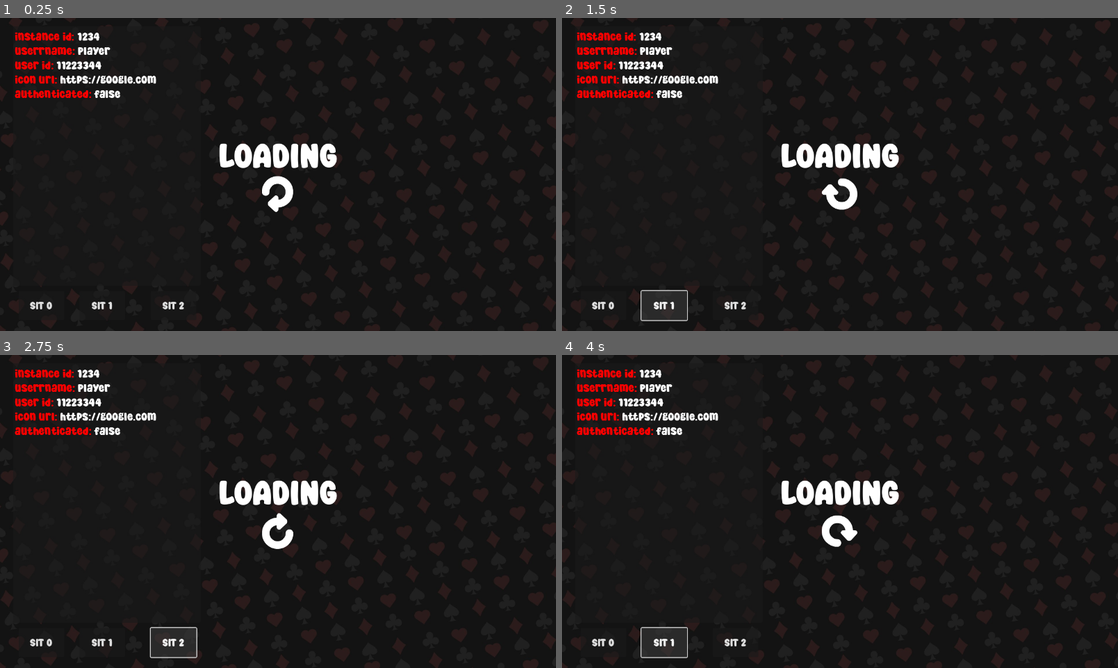
Above: before the commit, frames 1-4 (two rows, left to right).
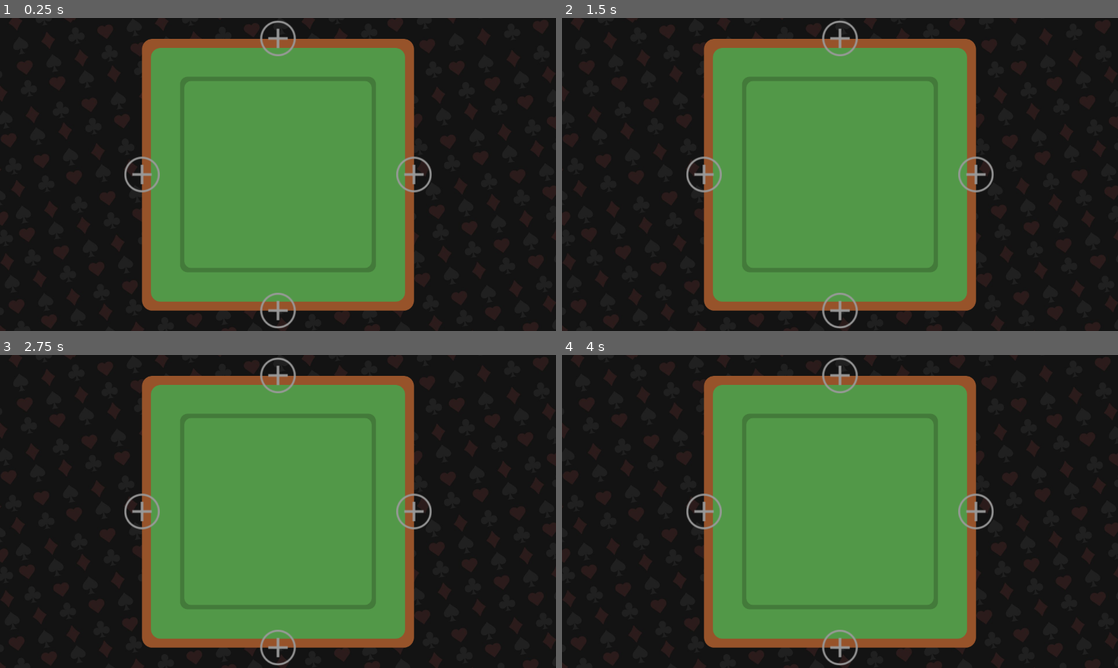
Above: after the commit, the same moments.

Repository: 0xEvsky/marboota-hearts-gm
Game: Godot game, scene res://scenes/game.tscn
Two runs of this game, one before a commit and one after it. Both use one fixed random seed, a clock stepped at 60 frames per second and the inputs below. Before the commit the project starts from res://game.tscn.
Inputs (mouse positions are in pixels of both pictures, inside the frame that each line leads up to):
- Up to frame 1 (0.25 s): no input
- Up to frame 2 (1.5 s): click (600, 305) at 0.5 s, where only the run before the commit has a clickable "SIT 0"; click (662, 305) at 1.25 s, where only the run before the commit has a clickable "SIT 1"
- Up to frame 3 (2.75 s): click (172, 642) at 2 s, where only the run before the commit has a clickable "SIT 2"
- Up to frame 4 (4 s): click (600, 642) at 2.75 s, where only the run before the commit has a clickable "SIT 0"; click (662, 642) at 3.5 s, where only the run before the commit has a clickable "SIT 1"

The runs differ from the first frame. In frame 1, 45% of the frame differs, in the area x 2-78%, y 0-100%; in frame 2, 45%; in frame 3, 45%; in frame 4, 45%.

Commit message:
player icons, join and leave

Diff:
--- a/game/project.godot
+++ b/game/project.godot
@@ -11,7 +11,7 @@
 [application]
 
 config/name="marboota-game"
-run/main_scene="res://game.tscn"
+run/main_scene="res://scenes/game.tscn"
 config/features=PackedStringArray("4.3", "GL Compatibility")
 config/icon="res://icon.svg"
 
@@ -24,6 +24,8 @@
 
 window/size/viewport_width=1280
 window/size/viewport_height=720
+window/stretch/mode="viewport"
+window/stretch/aspect="keep_width"
 
 [file_customization]
 
--- a/game/debug_panel.tscn
+++ b/game/scenes/debug_panel.tscn
@@ -1,6 +1,6 @@
 [gd_scene load_steps=2 format=3 uid="uid://chi8vcmil521h"]
 
-[ext_resource type="Script" path="res://debug_panel.gd" id="1_vunw1"]
+[ext_resource type="Script" path="res://scripts/debug_panel.gd" id="1_vunw1"]
 
 [node name="DebugPanel" type="Control"]
 layout_mode = 3
@@ -42,9 +42,10 @@
 offset_right = 148.0
 offset_bottom = 695.0
 theme_override_font_sizes/font_size = 24
-text = "SIT 0"
+text = "UNSIT"
 
 [node name="Button2" type="Button" parent="."]
+layout_mode = 0
 offset_left = 183.0
 offset_top = 628.0
 offset_right = 288.0
@@ -53,6 +54,7 @@
 text = "SIT 1"
 
 [node name="Button3" type="Button" parent="."]
+layout_mode = 0
 offset_left = 347.0
 offset_top = 628.0
 offset_right = 452.0
--- a/game/game.tscn
+++ b/game/scenes/game.tscn
@@ -1,8 +1,10 @@
-[gd_scene load_steps=7 format=3 uid="uid://8xkf68liril2"]
+[gd_scene load_steps=9 format=3 uid="uid://8xkf68liril2"]
 
 [ext_resource type="Texture2D" uid="uid://chnhuidtxoexr" path="res://assets/graphics/bg.jpg" id="1_bjwno"]
 [ext_resource type="Texture2D" uid="uid://xudi6b2awstb" path="res://assets/ui/icon_repeat_light.png" id="1_lit6y"]
-[ext_resource type="PackedScene" uid="uid://chi8vcmil521h" path="res://debug_panel.tscn" id="3_udsek"]
+[ext_resource type="PackedScene" uid="uid://chi8vcmil521h" path="res://scenes/debug_panel.tscn" id="3_udsek"]
+[ext_resource type="PackedScene" uid="uid://belne7lgw02p3" path="res://scenes/table.tscn" id="4_24tct"]
+[ext_resource type="Script" path="res://scripts/player_manager.gd" id="5_xiyoe"]
 
 [sub_resource type="Animation" id="Animation_5kc0w"]
 length = 0.001
@@ -44,6 +46,7 @@
 [node name="Game" type="Node2D"]
 
 [node name="UI" type="CanvasLayer" parent="."]
+visible = false
 
 [node name="LoadingScreen" type="Control" parent="UI"]
 layout_mode = 3
@@ -53,7 +56,7 @@
 grow_horizontal = 2
 grow_vertical = 2
 
-[node name="Background" type="TextureRect" parent="UI/LoadingScreen"]
+[node name="LoadingBackground" type="TextureRect" parent="UI/LoadingScreen"]
 layout_mode = 1
 anchors_preset = 15
 anchor_right = 1.0
@@ -115,3 +118,25 @@
 autoplay = "spin"
 
 [node name="DebugPanel" parent="UI" instance=ExtResource("3_udsek")]
+
+[node name="Background" type="CanvasLayer" parent="."]
+layer = -1
+
+[node name="Background" type="TextureRect" parent="Background"]
+anchors_preset = 15
+anchor_right = 1.0
+anchor_bottom = 1.0
+grow_horizontal = 2
+grow_vertical = 2
+size_flags_horizontal = 4
+size_flags_vertical = 4
+texture = ExtResource("1_bjwno")
+expand_mode = 2
+stretch_mode = 6
+
+[node name="Table" parent="." instance=ExtResource("4_24tct")]
+position = Vector2(640, 360)
+
+[node name="PlayerManager" type="Node2D" parent="."]
+position = Vector2(81, 73)
+script = ExtResource("5_xiyoe")
--- /dev/null
+++ b/game/scenes/player.tscn
@@ -0,0 +1,15 @@
+[gd_scene load_steps=3 format=3 uid="uid://coy8pfsy87a2r"]
+
+[ext_resource type="Script" path="res://scripts/player.gd" id="1_qdsxo"]
+[ext_resource type="Texture2D" uid="uid://d3yb3sd1v6v7y" path="res://assets/graphics/icon.png" id="2_tdhj7"]
+
+[node name="Player" type="Node2D"]
+script = ExtResource("1_qdsxo")
+
+[node name="IconBorder" type="Sprite2D" parent="."]
+scale = Vector2(0.1875, 0.1875)
+texture = ExtResource("2_tdhj7")
+
+[node name="Icon" type="Sprite2D" parent="."]
+scale = Vector2(0.140625, 0.140625)
+texture = ExtResource("2_tdhj7")
--- /dev/null
+++ b/game/scenes/table.tscn
@@ -0,0 +1,30 @@
+[gd_scene load_steps=3 format=3 uid="uid://belne7lgw02p3"]
+
+[ext_resource type="Texture2D" uid="uid://buqxed4qdih7p" path="res://assets/graphics/table.png" id="1_4ps2g"]
+[ext_resource type="Texture2D" uid="uid://haha0q0yyasu" path="res://assets/graphics/seat.png" id="2_eyh1y"]
+
+[node name="Table" type="Node2D"]
+
+[node name="TableSprite" type="Sprite2D" parent="."]
+scale = Vector2(0.57963, 0.57963)
+texture = ExtResource("1_4ps2g")
+
+[node name="Seat1" type="Sprite2D" parent="."]
+position = Vector2(0, 313)
+scale = Vector2(1.70833, 1.70833)
+texture = ExtResource("2_eyh1y")
+
+[node name="Seat2" type="Sprite2D" parent="."]
+position = Vector2(0, -313)
+scale = Vector2(1.70833, 1.70833)
+texture = ExtResource("2_eyh1y")
+
+[node name="Seat3" type="Sprite2D" parent="."]
+position = Vector2(313, -6.10352e-05)
+scale = Vector2(1.70833, 1.70833)
+texture = ExtResource("2_eyh1y")
+
+[node name="Seat4" type="Sprite2D" parent="."]
+position = Vector2(-313, -6.10352e-05)
+scale = Vector2(1.70833, 1.70833)
+texture = ExtResource("2_eyh1y")
--- a/game/debug_panel.gd
+++ b/game/scripts/debug_panel.gd
@@ -20,11 +20,11 @@
 
 func _on_button_button_up() -> void:
 	EventManager.send_request(
-		EventManager.sit_request(0),
+		EventManager.unsit_request(),
 		func():
-			print("sit 0 success"),
+			print_debug("sit 0 success"),
 		func():
-			print("sit 0 fail"),
+			print_debug("sit 0 fail"),
 	)
 
 
@@ -32,9 +32,9 @@
 	EventManager.send_request(
 		EventManager.sit_request(1),
 		func():
-			print("sit 1 success"),
+			print_debug("sit 1 success"),
 		func():
-			print("sit 1 fail"),
+			print_debug("sit 1 fail"),
 	)
 
 
@@ -42,7 +42,7 @@
 	EventManager.send_request(
 		EventManager.sit_request(2),
 		func():
-			print("sit 2 success"),
+			print_debug("sit 2 success"),
 		func():
-			print("sit 2 fail"),
+			print_debug("sit 2 fail"),
 	)
--- a/game/scripts/event_manager.gd
+++ b/game/scripts/event_manager.gd
@@ -5,6 +5,8 @@
 signal LEAVE_received
 signal SIT_received
 signal UNSIT_received
+signal READY_received
+signal UNREADY_received
 
 var _request_queue: Array[Dictionary] = []
 var _response_queue: Array[Dictionary] = []
@@ -18,36 +20,52 @@
     _request_queue.append({"message": msg, "request_id": request_id, "on_success": on_success, "on_error": on_error})
     NetworkManager._write_json(msg)
 
+func _generate_request_id() -> String:
+    return "request" + "-" + NetworkManager.user_id + "-" + str(RandomNumberGenerator.new().randi())
+
 func _handle_message(msg: Dictionary) -> void:
     _response_queue.append(msg)
     _process_response_queue()
 
 func _process_response_queue() -> void:
-    for res in _response_queue:
-        if res["REQUESTID"] == _request_queue.front()["request_id"]:
+    var res = _response_queue.pop_front()
+    for req in _request_queue:
+        if res["REQUESTID"] == req["request_id"]:
             if res["ACTION"] == "OK":
-                _request_queue.front()["on_success"].call()
+                req["on_success"].call()
             elif res["ACTION"] == "ERROR":
-                _request_queue.front()["on_error"].call(res["MESSAGE"])
+                req["on_error"].call(res["MESSAGE"])
             _request_queue.pop_front()
-            _response_queue.erase(res)
-            break
+            return
+    _dispatch(res["ACTION"], res)
 
-func _dispatch(action: String) -> void:
+func _dispatch(action: String, msg: Dictionary) -> void:
     match action:
         "JOIN":
-            JOIN_received.emit()
+            JOIN_received.emit(msg["USERID"], msg["USERNAME"], msg["ICONURL"])
         "LEAVE":
-            LEAVE_received.emit()
+            LEAVE_received.emit(msg["USERID"])
         "SIT":
             SIT_received.emit()
         "UNSIT":
             UNSIT_received.emit()
+        "READY":
+            READY_received.emit()
+        "UNREADY":
+            UNREADY_received.emit()
         _:
-            print("Invalid action")
+            push_error("Invalid or unknown action received from server")
 
-func _generate_request_id() -> String:
-    return "request" + "-" + NetworkManager.user_id + "-" + str(RandomNumberGenerator.new().randi())
+# Requests
 
 func sit_request(seat: int) -> Dictionary:
     return {"ACTION": "SIT", "SEAT": str(seat)}
+
+func unsit_request() -> Dictionary:
+    return {"ACTION": "UNSIT"}
+
+func ready_request() -> Dictionary:
+    return {"ACTION": "READY"}
+
+func unready_request() -> Dictionary:
+    return {"ACTION": "UNREADY"}
--- a/game/scripts/network_manager.gd
+++ b/game/scripts/network_manager.gd
@@ -2,8 +2,8 @@
 
 var instance_id = "1234"
 var username = "Player"
-var user_id = "11223344"
-var icon_url = "https://google.com"
+var user_id = str(randi_range(1,1000000))
+var icon_url = "https://placehold.co/120x120.png?text=" + username + user_id
 
 var _backend_url = "ws://localhost:3000/ws"
 
@@ -19,7 +19,7 @@
 	# TODO: Get data from JSbridge
 	var err = _socket.connect_to_url(_backend_url)
 	if err != OK:
-		print("Unable to connect")
+		push_error("Unable to connect")
 		set_process(false)
 
 
@@ -51,10 +51,10 @@
 	if msg["ACTION"] == "OK":
 		authenticated = true
 		AUTH_accepted.emit()
-		print("Authenticated!")
-	else:
+		print_debug("Authenticated!")
+	elif msg["ACTION"] == "ERROR":
 		# TODO: handle error
-		print("Authentication failed: " + msg["MESSAGE"] + ", exiting...")
+		push_error("Authentication failed: " + msg["MESSAGE"] + ", exiting...")
 		set_process(false)
 
 func _read_loop() -> void:
--- /dev/null
+++ b/game/scripts/player.gd
@@ -0,0 +1,9 @@
+extends Node2D
+class_name Player
+
+var username = "Player"
+
+@onready var manager: PlayerManager = get_parent()
+@onready var icon: Sprite2D = $Icon
+
+var state = manager.PLAYER_IDLE
--- /dev/null
+++ b/game/scripts/player_manager.gd
@@ -0,0 +1,48 @@
+extends Node2D
+class_name PlayerManager
+
+enum {PLAYER_UNAVAILABLE, PLAYER_IDLE, PLAYER_WAITING, PLAYER_READY, PLAYER_TRUMPING, PLAYER_PLAYING}
+
+# Called when the node enters the scene tree for the first time.
+func _ready() -> void:
+	NetworkManager.AUTH_accepted.connect(_init_my_player)
+	EventManager.JOIN_received.connect(_on_player_join)
+	EventManager.LEAVE_received.connect(_on_player_leave)
+
+func _init_my_player() -> void:
+	_on_player_join("Me", NetworkManager.username, NetworkManager.icon_url)
+
+# Called every frame. 'delta' is the elapsed time since the previous frame.
+func _on_player_join(id: String, username: String, url: String) -> void:
+	var player_scene = preload("res://scenes/player.tscn")
+	var new_player = player_scene.instantiate() as Player
+
+	new_player.name = id
+	new_player.username = username
+
+	# Get icon from URL
+	var http_request = HTTPRequest.new()
+	add_child(http_request)
+	http_request.request_completed.connect(func(result, _response_code, _headers, body):
+		if result != HTTPRequest.RESULT_SUCCESS:
+			push_error("Image couldn't be downloaded. Try a different image.")
+
+		var image = Image.new()
+		var err = image.load_png_from_buffer(body)
+		if err != OK:
+			push_error("Couldn't load the image.")
+
+		var texture = ImageTexture.create_from_image(image)
+		new_player.icon.texture = texture
+	)
+
+	var error = http_request.request(url)
+	if error != OK:
+		push_error("An error occurred in the HTTP request.")
+
+	new_player.position.y += get_child_count() * 55
+	add_child(new_player)
+
+func _on_player_leave(id: String) -> void:
+	var leaving_player = get_node(id)
+	leaving_player.queue_free()
Binary file added: game/assets/graphics/icon.png
Not shown, added: game/assets/graphics/icon.png.import
Binary file added: game/assets/graphics/seat.png
Not shown, changed: game/assets/graphics/seat.png.import
Renamed: game/assets/ui/table.png -> game/assets/graphics/table.png
Not shown, added: game/assets/graphics/table.png.import
